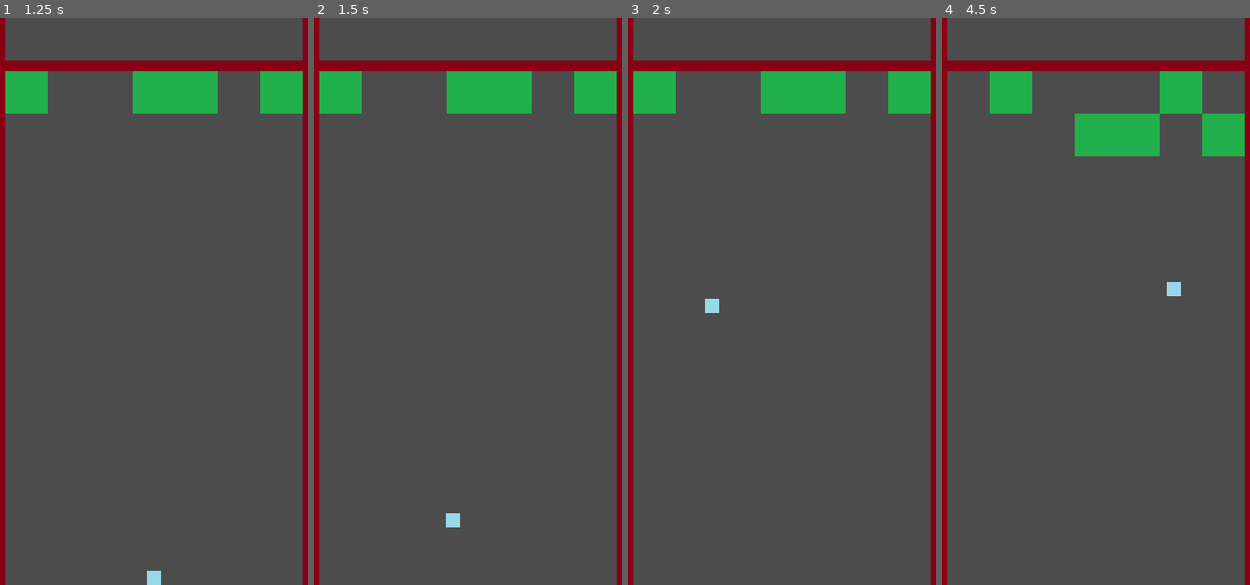
Above: before the commit, frames 1-4 (left to right).
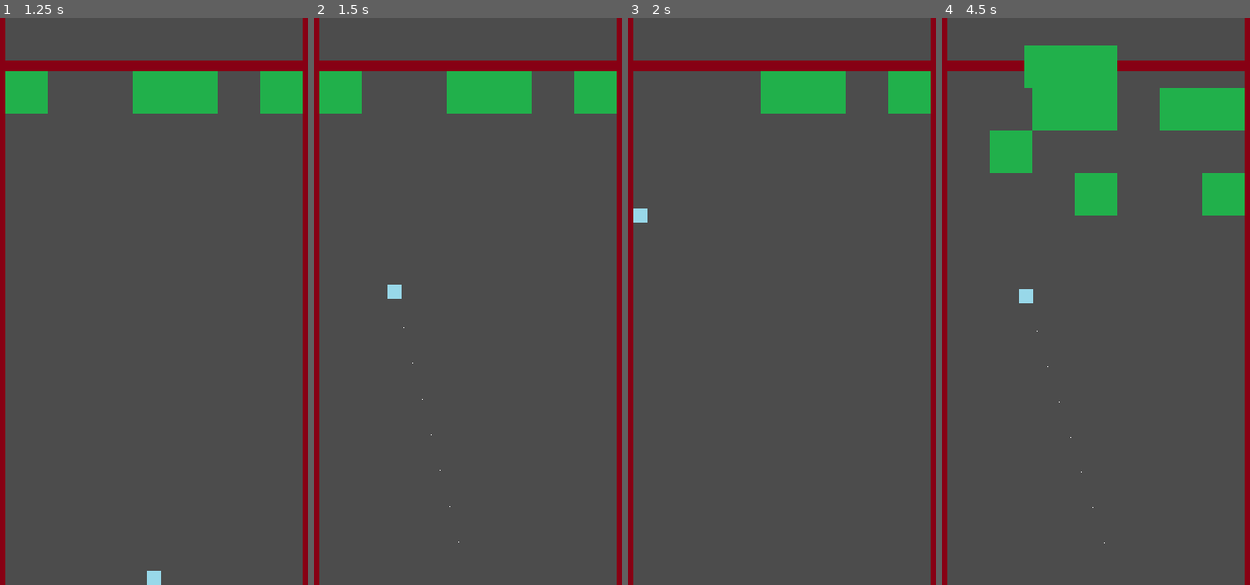
Above: after the commit, the same moments.

Repository: gumballstudios/OneGameAMonth
Game: Godot game, scene res://Test.tscn
Same seed, same stepped clock (60 frames per second), same inputs: the game is played once before the commit and once after it. The project has no main scene, so this scene is started directly.
Inputs (mouse positions are in pixels of both pictures, inside the frame that each line leads up to):
- Up to frame 1 (1.25 s): move the mouse to (224, 273) at 0.52 s; click (224, 273) at 0.6 s
- Up to frame 2 (1.5 s): tap Enter at 1.25 s; move the mouse to (403, 329) at 1.27 s; click (403, 329) at 1.35 s
- Up to frame 3 (2 s): no input
- Up to frame 4 (4.5 s): move the mouse to (1126, 176) at 2.02 s; click (1126, 176) at 2.1 s; move the mouse to (1080, 414) at 2.77 s; click (1080, 414) at 2.85 s; move the mouse to (1191, 386) at 3.52 s; click (1191, 386) at 3.6 s; move the mouse to (1000, 216) at 4.27 s; click (1000, 216) at 4.35 s

Frame 1 is identical in both runs. In frame 2, 0.2% of the frame differs, in the area x 23-48%, y 47-93%; in frame 3, 1.3%; in frame 4, 12%, in the area x 15-99%, y 4-93%.

Commit message:
Ninja prototype
Updated ball movement to quick attack/pause cycles

Diff:
--- a/2018-02/Ball.gd
+++ b/2018-02/Ball.gd
@@ -3,7 +3,7 @@
 
 signal grounded
 
-const SPEED = 500
+const SPEED = 2500
 
 var velocity = Vector2()
 
@@ -29,14 +29,18 @@
 	var collision = move_and_collide(motion)
 
 	if collision:
+		set_physics_process(false)
 		if collision.collider.is_in_group("Ground"):
 			set_process_input(true)
-			set_physics_process(false)
 			emit_signal("grounded")
 			return
 		elif collision.collider.is_in_group("Block"):
 			collision.collider.queue_free()
 
-		var reflect = collision.remainder.bounce(collision.normal)
 		velocity = velocity.bounce(collision.normal)
-		move_and_collide(reflect)
+		$AttackTimer.start()
+
+
+
+func _on_attack_timeout():
+	set_physics_process(true)
--- a/2018-02/Ball.tscn
+++ b/2018-02/Ball.tscn
@@ -1,7 +1,46 @@
-[gd_scene load_steps=4 format=2]
+[gd_scene load_steps=5 format=2]
 
 [ext_resource path="res://Ball.gd" type="Script" id=1]
 [ext_resource path="res://ball.png" type="Texture" id=2]
+
+[sub_resource type="ParticlesMaterial" id=2]
+
+render_priority = 0
+trail_divisor = 1
+emission_shape = 0
+flag_align_y = false
+flag_rotate_y = false
+flag_disable_z = true
+spread = 0.0
+flatness = 0.0
+gravity = Vector3( 0, 0, 0 )
+initial_velocity = 0.0
+initial_velocity_random = 0.0
+angular_velocity = 2.04477e-41
+angular_velocity_random = 0.0
+orbit_velocity = 0.0
+orbit_velocity_random = 0.0
+linear_accel = 0.0
+linear_accel_random = 0.0
+radial_accel = 0.0
+radial_accel_random = 0.0
+tangential_accel = 0.0
+tangential_accel_random = 0.0
+damping = 0.0
+damping_random = 0.0
+angle = 0.0
+angle_random = 0.0
+scale = 1.0
+scale_random = 0.0
+color = Color( 1, 1, 1, 1 )
+hue_variation = 0.0
+hue_variation_random = 0.0
+anim_speed = 0.0
+anim_speed_random = 0.0
+anim_offset = 0.0
+anim_offset_random = 0.0
+anim_loop = false
+_sections_unfolded = [ "Angular Velocity", "Emission Shape", "Flags", "Gravity", "Initial Velocity", "Linear Accel", "Orbit Velocity", "Radial Accel", "Spread", "Trail" ]
 
 [sub_resource type="RectangleShape2D" id=1]
 
@@ -15,11 +54,43 @@
 collision_mask = 1
 collision/safe_margin = 0.08
 script = ExtResource( 1 )
+_sections_unfolded = [ "Collision" ]
 
-[node name="Sprite" type="Sprite" parent="." index="0"]
+[node name="Particles2D" type="Particles2D" parent="." index="0"]
+
+emitting = true
+amount = 1024
+lifetime = 0.25
+one_shot = false
+preprocess = 0.0
+speed_scale = 2.0
+explosiveness = 0.0
+randomness = 0.0
+fixed_fps = 0
+fract_delta = true
+visibility_rect = Rect2( -100, -100, 200, 200 )
+local_coords = false
+draw_order = 0
+process_material = SubResource( 2 )
+texture = null
+normal_map = null
+h_frames = 1
+v_frames = 1
+_sections_unfolded = [ "Drawing", "Process Material", "Textures", "Time" ]
+
+[node name="Sprite" type="Sprite" parent="." index="1"]
 
 texture = ExtResource( 2 )
 
-[node name="CollisionShape2D" type="CollisionShape2D" parent="." index="1"]
+[node name="CollisionShape2D" type="CollisionShape2D" parent="." index="2"]
 
 shape = SubResource( 1 )
+
+[node name="AttackTimer" type="Timer" parent="." index="3"]
+
+process_mode = 1
+wait_time = 0.25
+one_shot = true
+autostart = false
+
+[connection signal="timeout" from="AttackTimer" to="." method="_on_attack_timeout"]
--- a/2018-02/Test.tscn
+++ b/2018-02/Test.tscn
@@ -2,8 +2,8 @@
 
 [ext_resource path="res://Test.gd" type="Script" id=1]
 [ext_resource path="res://Wall.tscn" type="PackedScene" id=2]
-[ext_resource path="res://Ball.tscn" type="PackedScene" id=3]
-[ext_resource path="res://Grid.tscn" type="PackedScene" id=4]
+[ext_resource path="res://Grid.tscn" type="PackedScene" id=3]
+[ext_resource path="res://Ball.tscn" type="PackedScene" id=4]
 
 [sub_resource type="RectangleShape2D" id=1]
 
@@ -20,32 +20,32 @@
 
 [node name="Wall" parent="." index="0" instance=ExtResource( 2 )]
 
-[node name="Ball" parent="." index="1" instance=ExtResource( 3 )]
+[node name="Grid" parent="." index="1" instance=ExtResource( 3 )]
+
+[node name="Ball" parent="." index="2" instance=ExtResource( 4 )]
 
 position = Vector2( 180, 632 )
-_sections_unfolded = [ "Transform" ]
+_sections_unfolded = [ "Collision", "Transform" ]
 
-[node name="StaticBody2D" type="StaticBody2D" parent="." index="2" groups=[
+[node name="StaticBody2D" type="StaticBody2D" parent="." index="3" groups=[
 "Ground",
 ]]
 
 position = Vector2( 0, 640 )
 input_pickable = false
-collision_layer = 1
+collision_layer = 3
 collision_mask = 1
 constant_linear_velocity = Vector2( 0, 0 )
 constant_angular_velocity = 0.0
 friction = 1.0
 bounce = 0.0
-_sections_unfolded = [ "Transform" ]
+_sections_unfolded = [ "Collision", "Transform", "Visibility" ]
 
 [node name="CollisionShape2D" type="CollisionShape2D" parent="StaticBody2D" index="0"]
 
 position = Vector2( 180, 16 )
 shape = SubResource( 1 )
 _sections_unfolded = [ "Transform" ]
-
-[node name="Grid" parent="." index="3" instance=ExtResource( 4 )]
 
 [node name="MoveTimer" type="Timer" parent="." index="4"]
 
--- a/2018-02/project.godot
+++ b/2018-02/project.godot
@@ -22,6 +22,10 @@
 
 fire=[ Object(InputEventMouseButton,"resource_local_to_scene":false,"resource_name":"","device":0,"alt":false,"shift":f …(207 unchanged characters)…
  ]
+debug_add_attack=[ Object(InputEventKey,"resource_local_to_scene":false,"resource_name":"","device":0,"alt":false,"shift":false,"control":false,"meta":false,"command":false,"pressed":false,"scancode":16777349,"unicode":0,"echo":false,"script":null)
+ ]
+debug_remove_attack=[ Object(InputEventKey,"resource_local_to_scene":false,"resource_name":"","device":0,"alt":false,"shift":false,"control":false,"meta":false,"command":false,"pressed":false,"scancode":16777347,"unicode":0,"echo":false,"script":null)
+ ]
 
 [rendering]
 
